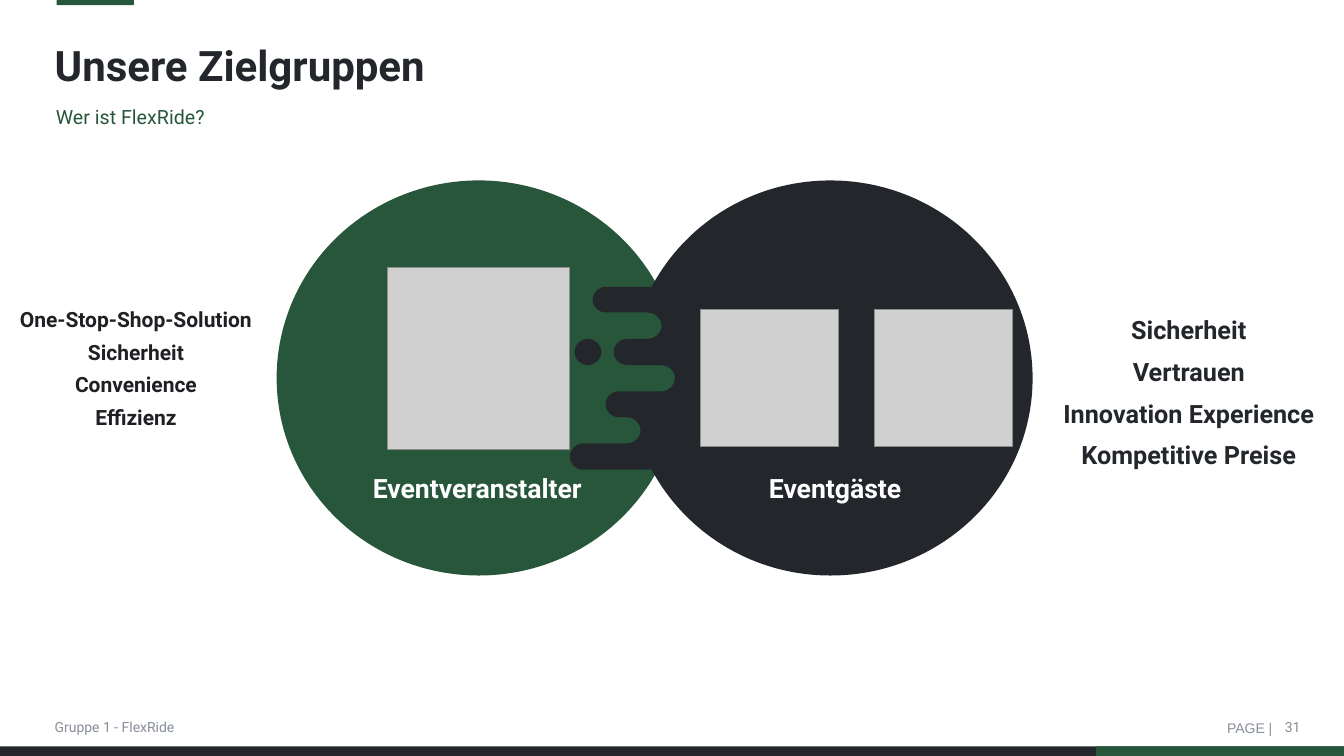
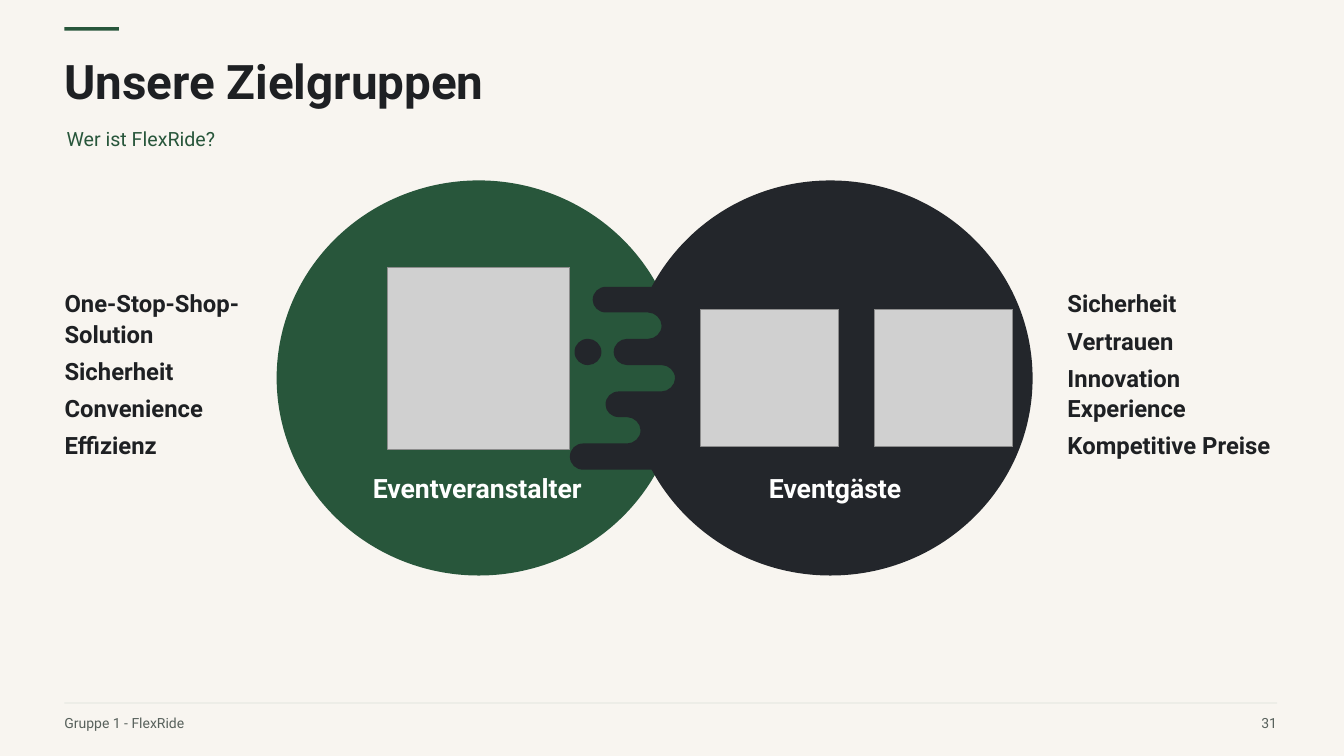
Before and after one commit to Mclement197/Economics-of-electromobility, a slide deck: slide 31 of website-src/downloads/VoltoShare-Praesentation.pptx. Drawn at 1344x756 pixels with LibreOffice and Linux fonts; fonts in the diff are those of the drawing; grey boxes stand for pictures. Boxes give left, top, right and bottom in pixels: in the first picture for what was removed or moved away, otherwise in the second. Text is boxed around its words. In the diff, an @@ line names an element or a change of style, - is before the commit and + after.

```diff
--- a/website-src/downloads/VoltoShare-Praesentation.pptx
+++ b/website-src/downloads/VoltoShare-Praesentation.pptx
@@ background #FFFFFF to #F8F5F0 @@
@@ rounded rectangle removed at [56,0,134,5] @@
@@ rectangle added at [65,27,119,31], fill #28563B @@
@@ rectangle removed at [1195,23,1315,88] @@
@@ title "Unsere Zielgruppen": place and size @@
-title "Unsere Zielgruppen" at [55,49,425,90]
+title "Unsere Zielgruppen" at [65,63,484,109]
@@ title "Unsere Zielgruppen" at [65,63,484,109]: size 30 to 34 pt, text colour #23262B to #1E2023; line spacing 0.9 to 1.06; more space between paragraphs; vertical alignment middle to top @@
@@ text "Wer ist FlexRide?": place and size @@
-text "Wer ist FlexRide?" at [56,109,204,124]
+text "Wer ist FlexRide?" at [67,131,215,146]
@@ text "Wer ist FlexRide?" at [67,131,215,146]: line spacing 1 to 1.06; more space between paragraphs @@
@@ text "One-Stop-Shop-Solution": place and size @@
-text "One-Stop-Shop-Solution" at [20,311,252,425]
+text "One-Stop-Shop-Solution" at [65,294,240,455]
@@ text "One-Stop-Shop-Solution" at [65,294,240,455]: size 15 to 17 pt; alignment centre to left; line spacing 1.08 to 1.06; more space between paragraphs @@
@@ text "Sicherheit": place and size @@
-text "Sicherheit" at [1063,320,1314,469]
+text "Sicherheit" at [1067,294,1270,459]
@@ text "Sicherheit" at [1067,294,1270,459]: size 18 to 17 pt, text colour #23262B to #1E2023; alignment centre to left; line spacing 1.1 to 1.06; less space between paragraphs @@
@@ text "Gruppe 1 - FlexRide": place and size @@
-text "Gruppe 1 - FlexRide" at [55,721,175,735]
+text "Gruppe 1 - FlexRide" at [64,717,185,731]
@@ text "Gruppe 1 - FlexRide" at [64,717,185,731]: text colour #878E98 to #58615C; line spacing 1 to 1.06; more space between paragraphs; vertical alignment middle to top @@
@@ rectangle added at [65,703,1277,704], fill #D9DFD9 @@
@@ page number at [1261,718,1277,728]: text colour #878E98 to #58615C; line spacing 1 to 1.06; more space between paragraphs; vertical alignment middle to top @@
@@ page number: place and size @@
-page number at [1285,722,1301,732]
+page number at [1261,718,1277,728]
@@ freeform shape removed at [0,747,1344,756] @@
@@ freeform shape removed at [1096,747,1344,756] @@
@@ text removed at [1227,723,1265,733] @@
-PAGE |
```
Also in this commit, not shown: 48 other slides changed, 56 other files.
